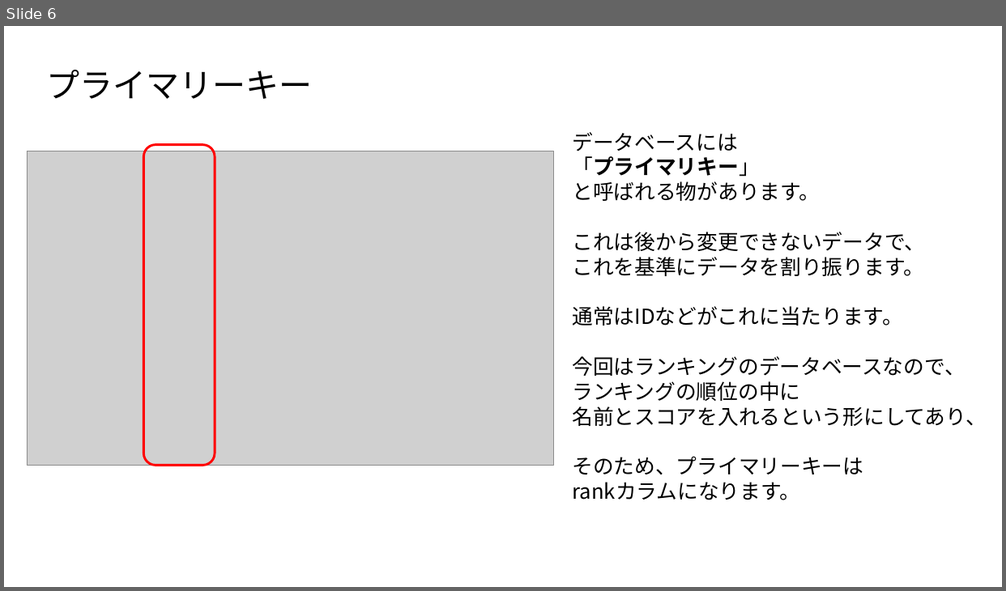
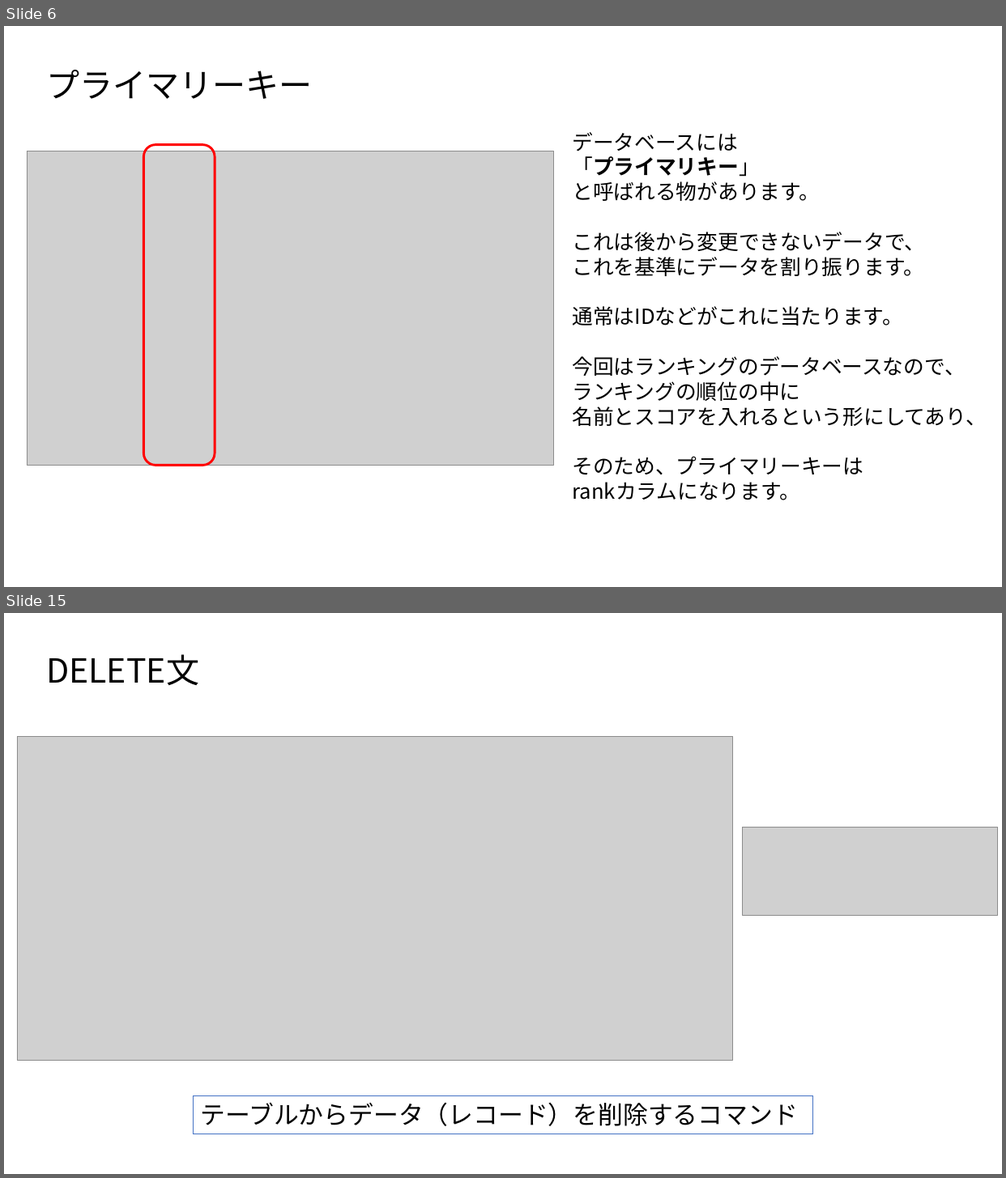
Before and after one commit to MahiroCreative/GameEngineFor2022, a slide deck: 2.SecondSemester/2.ネットワーク通信_データベースの基本.pptx. Shown one above the other, each under a label of ours: slide 6 before the commit, slides 6 and 15 after it; the slides between them are not shown. The pictures are 1006x591 and 1006x1178 pixels, drawn with LibreOffice and Linux fonts; fonts in the diff are those of the drawing; grey boxes stand for pictures. Boxes give left, top, right and bottom in pixels: in the first picture for what was removed or moved away, otherwise in the second. Text is boxed around its words. In the diff, an @@ line names an element or a change of style, - is before the commit and + after.

```diff
--- a/2.SecondSemester/2.ネットワーク通信_データベースの基本.pptx
+++ b/2.SecondSemester/2.ネットワーク通信_データベースの基本.pptx
@@ slide 15 added at [4, 613, 1002, 1174], background #FFFFFF @@
@@ title added at [46, 654, 199, 685], 32 pt, text #000000 @@
+DELETE文
@@ picture added at [18, 736, 733, 1061] @@
@@ picture added at [743, 828, 997, 916] @@
@@ rectangle added at [194, 1097, 813, 1134], fill #FFFFFF, outline #4472C4 1 pt, 24 pt, text #000000 @@
+テーブルからデータ（レコード）を削除するコマンド
```
Also in this commit, not shown: 4 slides changed, 6 other slides added.
